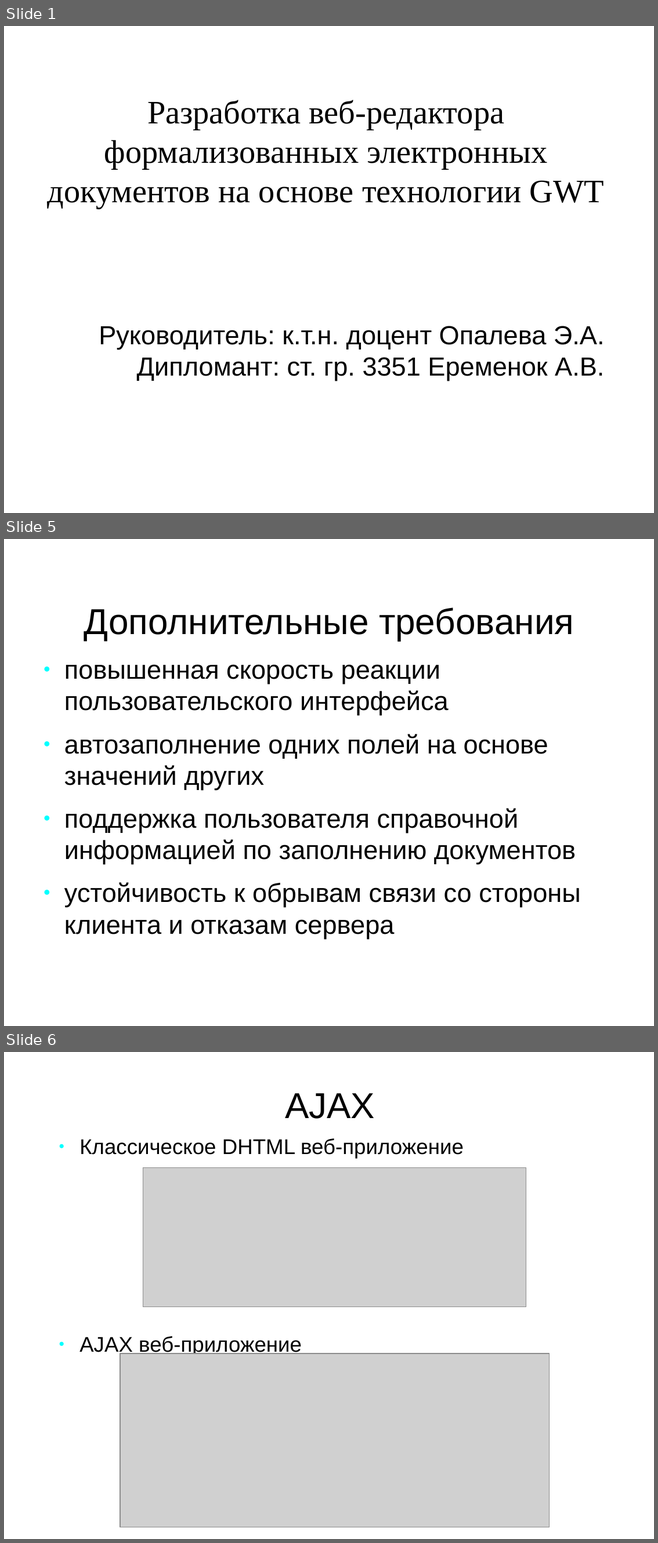
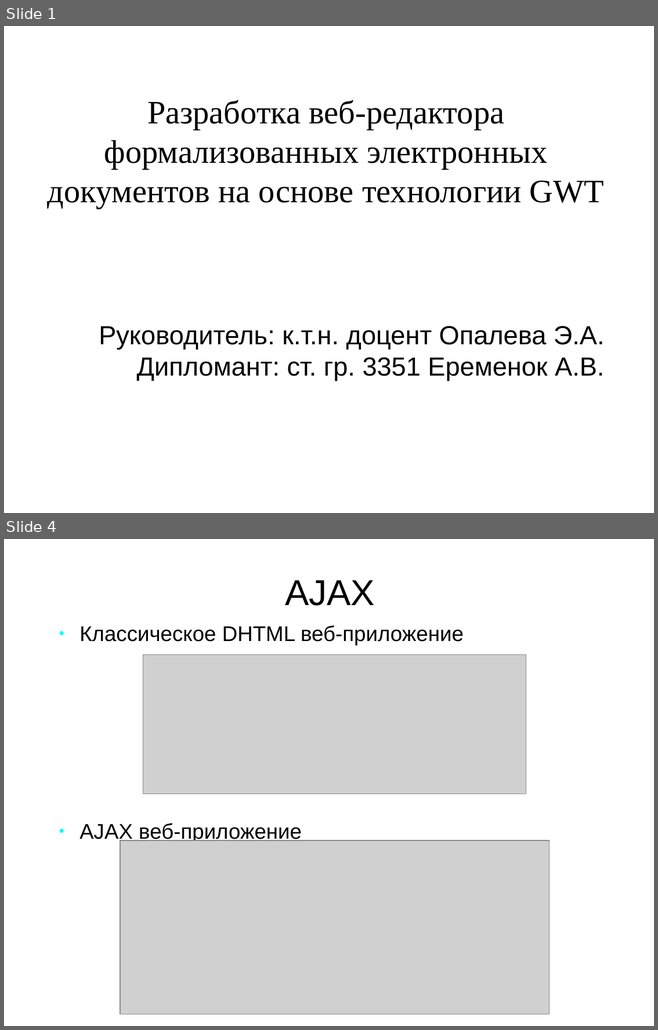
Before and after one commit to aeremenok/a-team-777, a slide deck: diploma/eav/diploma/demo.odp. Shown one above the other, each under a label of ours: slides 1, 5 and 6 before the commit, slides 1 and 4 after it; the slides between them are not shown. The pictures are 658x1543 and 658x1030 pixels, drawn with LibreOffice and Linux fonts; fonts in the diff are those of the drawing; grey boxes stand for pictures. Boxes give left, top, right and bottom in pixels: in the first picture for what was removed or moved away, otherwise in the second. Text is boxed around its words. In the diff, an @@ line names an element or a change of style, - is before the commit and + after.

Commit message:
ДИПЛОМ требования в презентации

```diff
--- a/diploma/eav/diploma/demo.odp
+++ b/diploma/eav/diploma/demo.odp
@@ slide 5 removed at box(4, 539, 654, 1026), background #FFFFFF @@
@@ title removed at box(84, 607, 574, 641) @@
-Дополнительные требования
@@ text removed at box(64, 664, 580, 939) @@
-● повышенная скорость реакции пользовательского интерфейса
-● автозаполнение одних полей на основе значений других
-● поддержка пользователя справочной информацией по заполнению документов
-● устойчивость к обрывам связи со стороны клиента и отказам сервера
@@ what was slide 6 is now slide 4 @@
```
Also in this commit, not shown: 2 slides changed, 1 other slide removed, 1 other file.
